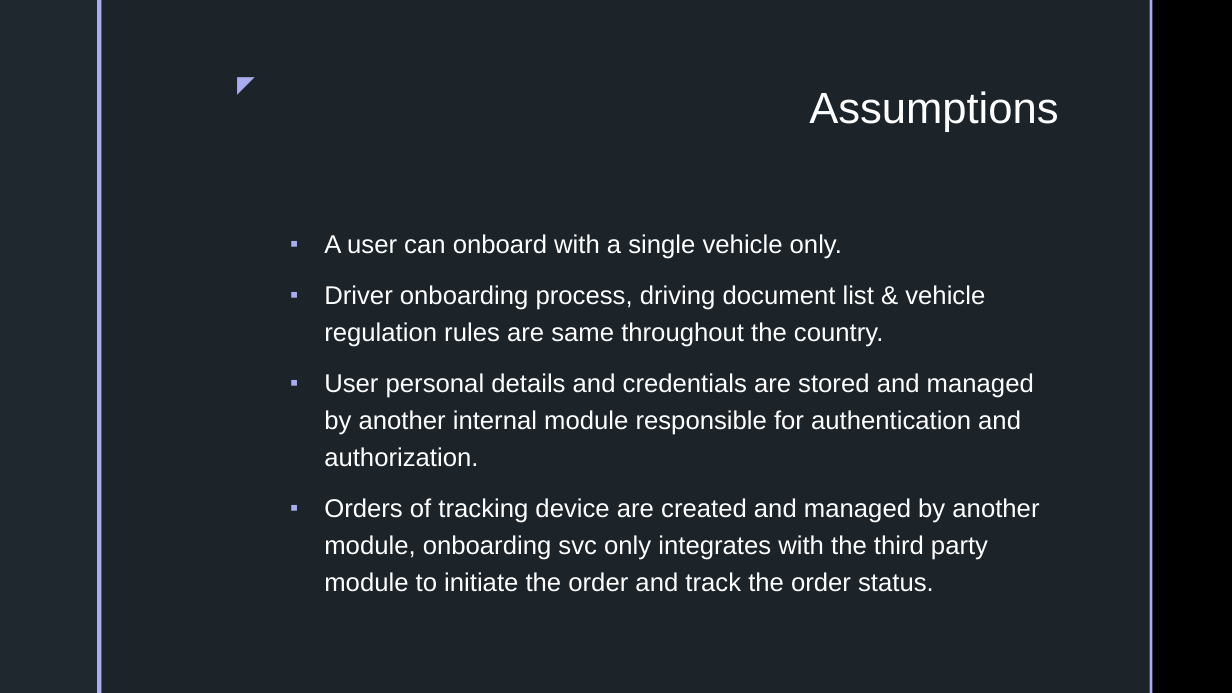
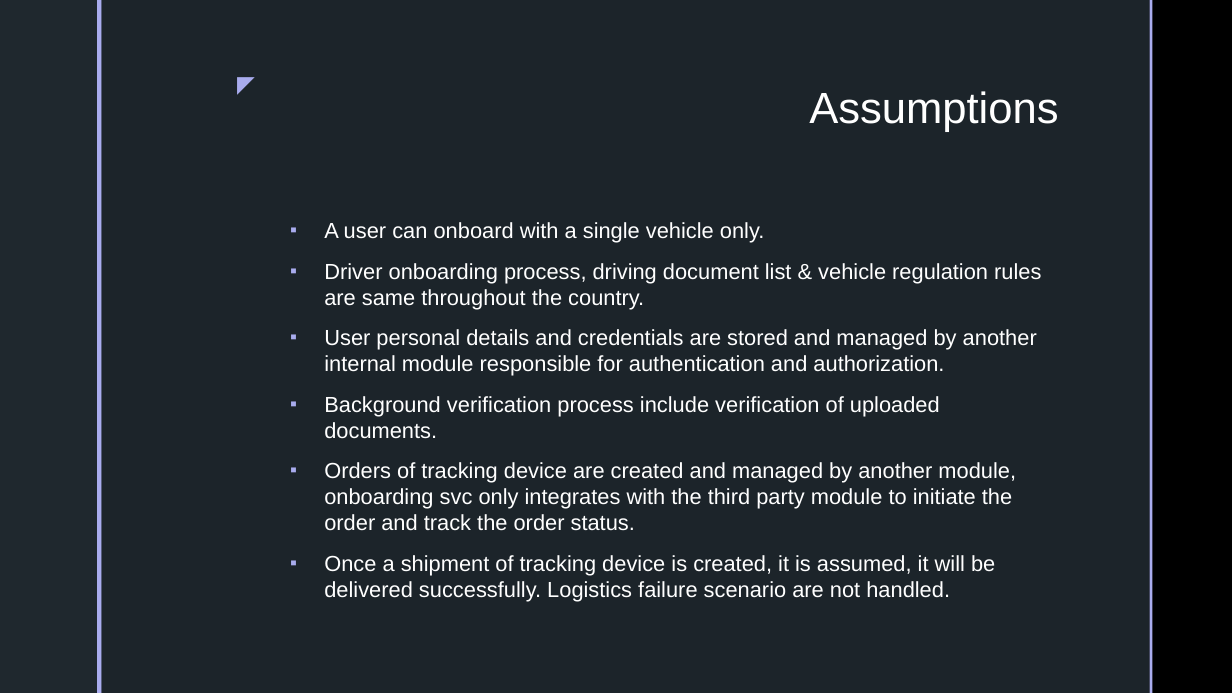
Before and after one commit to jiteshmeghwal/Driver-Onboarding-Svc, a slide deck: slide 4 of src/main/resources/static/Driver Onboarding Service.pptx. Drawn at 1232x693 pixels with LibreOffice and Linux fonts; fonts in the diff are those of the drawing; background and template pictures are left out. Boxes give left, top, right and bottom in pixels: in the first picture for what was removed or moved away, otherwise in the second. Text is boxed around its words. In the diff, an @@ line names an element or a change of style, - is before the commit and + after.

```diff
--- a/src/main/resources/static/Driver Onboarding Service.pptx
+++ b/src/main/resources/static/Driver Onboarding Service.pptx
@@ text at bbox=[324, 222, 1041, 531]: size 20 to 17 pt in "A user can onboard with a single ...", "Driver onboarding process, driving document list & ...", "User personal details and credentials are stored ...", "Orders of tracking device are created and ..."; line spacing 1.2 to 1 @@
@@ text at bbox=[324, 396, 940, 439]: paragraph added @@
+▪ Background verification process include verification of uploaded documents.
@@ text at bbox=[324, 555, 995, 602]: paragraph added @@
+▪ Once a shipment of tracking device is created, it is assumed, it will be delivered successfully. Logistics failure scenario are not handled.
```
Also in this commit, not shown: 2 other slides changed, 1 slide added, 1 other file.
